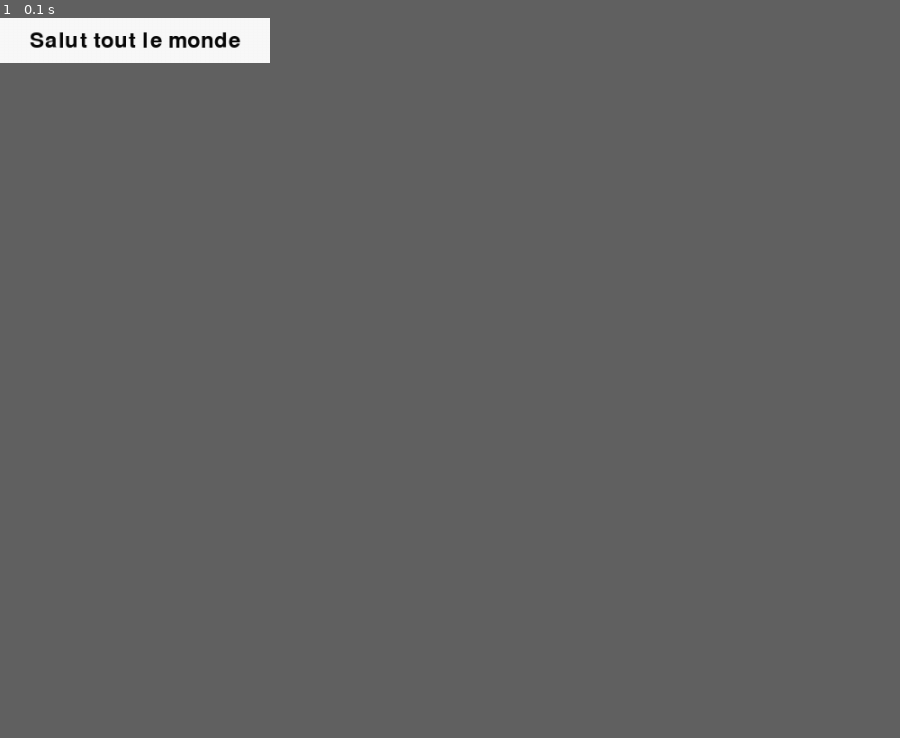
Above: before the commit, frame 1.
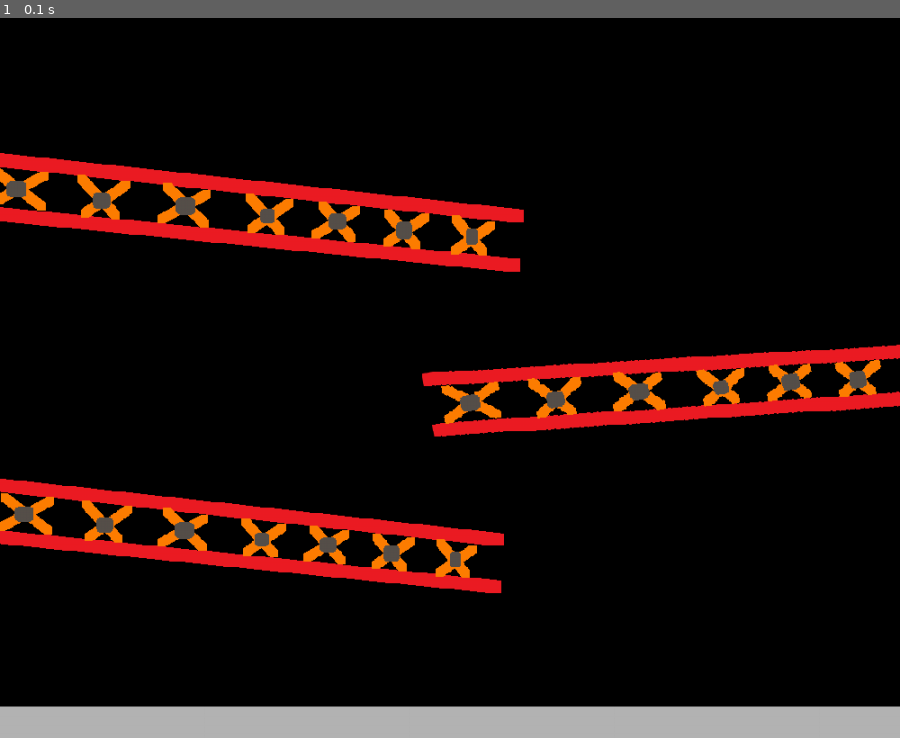
Above: after the commit, the same moment.

Repository: Moon-suny/projet_info_Becile
Game: pygame game, started from Jeu3/Jeu3.py
The game is run twice, just before and just after one commit, with the same random seed, the same clock (stepped at 60 frames per second) and the same inputs.
Inputs:
- Up to frame 1 (0.1 s): no input
In our replay, the window is 270x45 before the commit and 900x720 after it. These sizes can differ from the game's own. Grey fills any space a smaller window leaves; there, only what the larger window draws over its background counts as a difference.

The runs differ from the first frame. In frame 1, 16% of the frame differs, in the area x 0-100%, y 0-100%.

Commit message:
Avancer Mini Jeu 3 , collision

Diff:
--- a/Jeu3/Jeu3.py
+++ b/Jeu3/Jeu3.py
@@ -1,36 +1,31 @@
 import pygame
 from pygame.locals import *
 
-def main():
-    # Initialisation de la fenêtre d'affichage
-    pygame.init()
-    screen = pygame.display.set_mode((300, 50))
-    pygame.display.set_caption('Programme Pygame de base')
+#Initialisation de la bibliothèque Pygame
+pygame.init()
 
-    # Remplissage de l'arrière-plan
-    background = pygame.Surface(screen.get_size())
-    background = background.convert()
-    background.fill((250, 250, 250))
+screen_width = 1000
+Screen_heigt = 800
 
-    # Affichage d'un texte
-    font = pygame.font.Font(None, 36)
-    text = font.render("Salut tout le monde", 1, (10, 10, 10))
-    textpos = text.get_rect()
-    textpos.centerx = background.get_rect().centerx
-    textpos.centery = background.get_rect().centery
-    background.blit(text, textpos)
+screen = pygame.display.set_mode((screen_width, Screen_heigt))
+pygame.display.set_caption('')
 
-    # Afficher le tout dans la fenêtre
-    screen.blit(background, (0, 0))
-    pygame.display.flip()
 
-    # Boucle d'évènements
-    while 1:
-        for event in pygame.event.get():
-            if event.type == QUIT:
-                return
+#Chargement des image
+barre_img = pygame.image.load('img/barre.png')
+Background_img = pygame.image.load('img/Backgrnd.png')
 
-        screen.blit(background, (0, 0))
-        pygame.display.flip()
 
-if __name__ == '__main__': main()
+#boucle de jeu
+while True:
+
+    screen.blit(Background_img, (0,0))
+    screen.blit(barre_img, (0, 0))
+
+    for event in pygame.event.get():
+        if event.type == QUIT:
+            pygame.quit()
+            exit()
+
+
+    pygame.display.update()
Binary file added: Jeu3/img/Backgrnd.png
Binary file added: Jeu3/img/Roue.gif
Binary file added: Jeu3/img/barre.png
